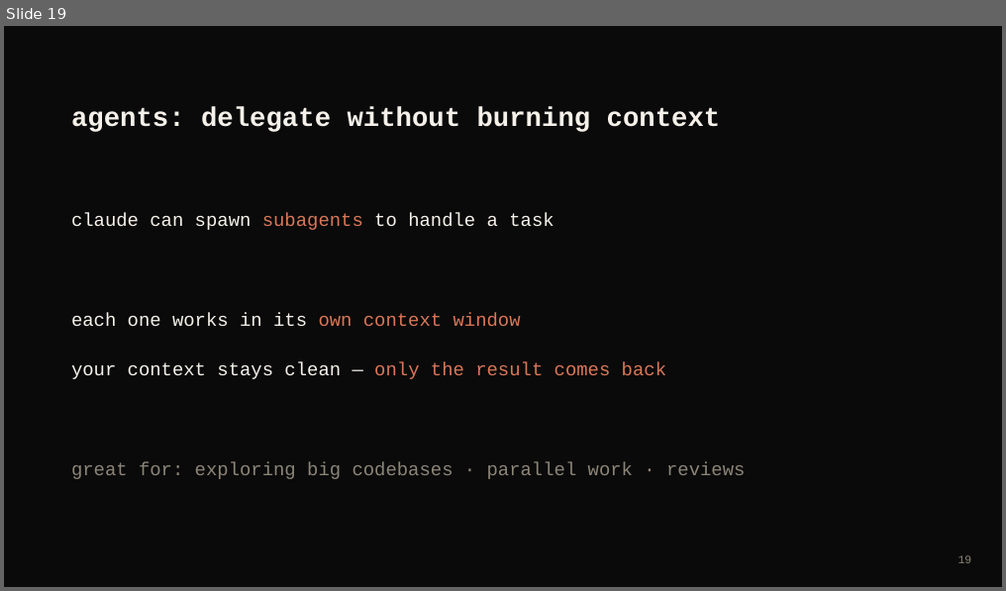
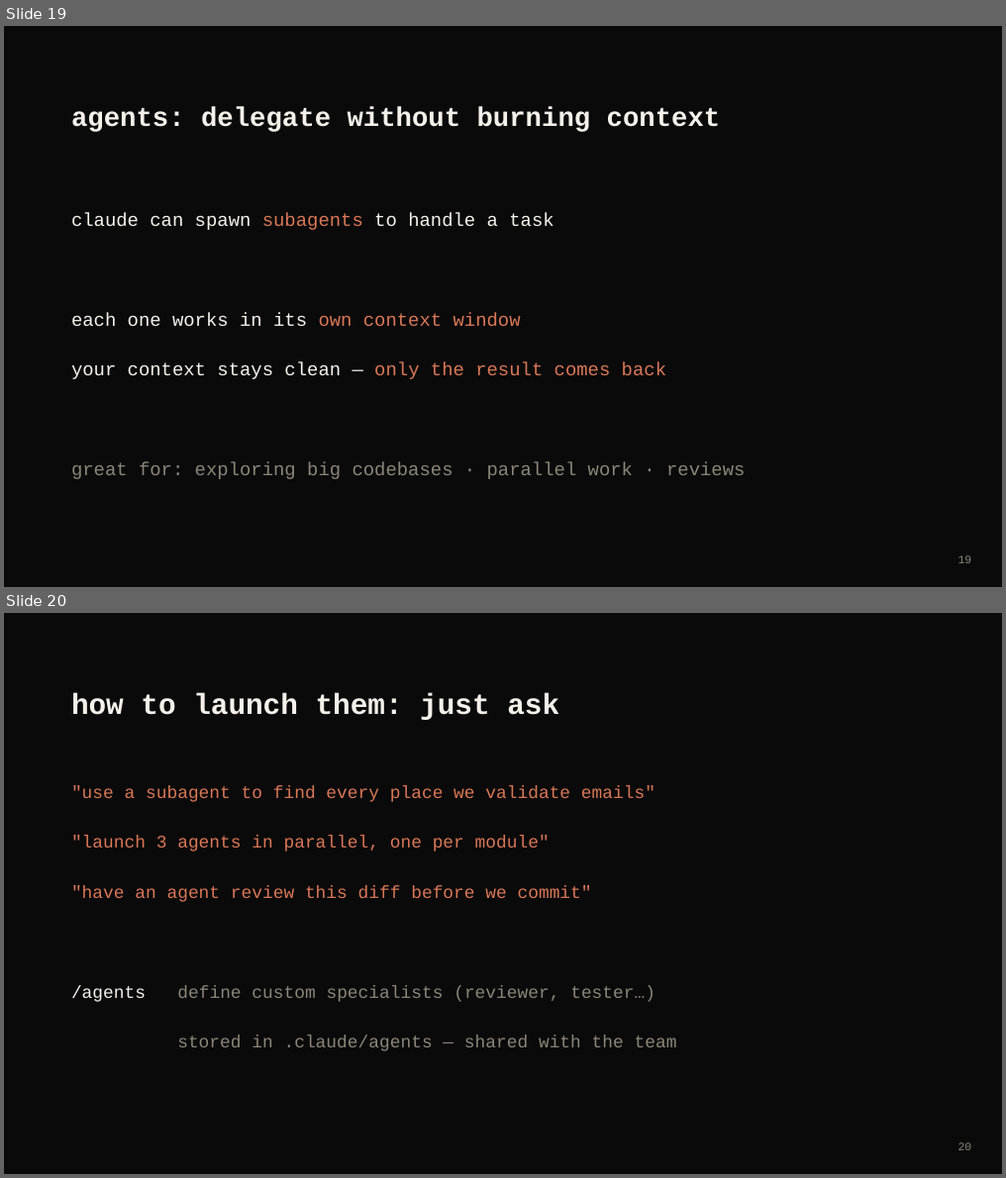
Before and after one commit to javierludena/seminario-claude-code, a slide deck: claude-code-seminar.pptx. Shown one above the other, each under a label of ours: slide 19 before the commit, slides 19 and 20 after it. The pictures are 1006x591 and 1006x1178 pixels, drawn with LibreOffice and Linux fonts; fonts in the diff are those of the drawing. Boxes give left, top, right and bottom in pixels: in the first picture for what was removed or moved away, otherwise in the second. Text is boxed around its words. In the diff, an @@ line names an element or a change of style, - is before the commit and + after.

Commit message:
slides: english boris-style deck (keybindings, models, agents, style-guide)

```diff
--- a/claude-code-seminar.pptx
+++ b/claude-code-seminar.pptx
@@ slide 20 added at [4, 613, 1002, 1174], background #0A0A0A @@
@@ text added at [71, 693, 559, 720], 28 pt, text #F5F1EA, bold @@
+how to launch them: just ask
@@ text added at [71, 786, 677, 1052], 17 pt, text #D97757 @@
+"use a subagent to find every place we validate emails"
+"launch 3 agents in parallel, one per module"
+"have an agent review this diff before we commit"
+/agents define custom specialists (reviewer, tester…)
+stored in .claude/agents — shared with the team
@@ text added at [958, 1143, 972, 1151], 11 pt, text #8C8578 @@
+20
```
Also in this commit, not shown: 4 slides changed, 1 other slide added, 2 other files.
